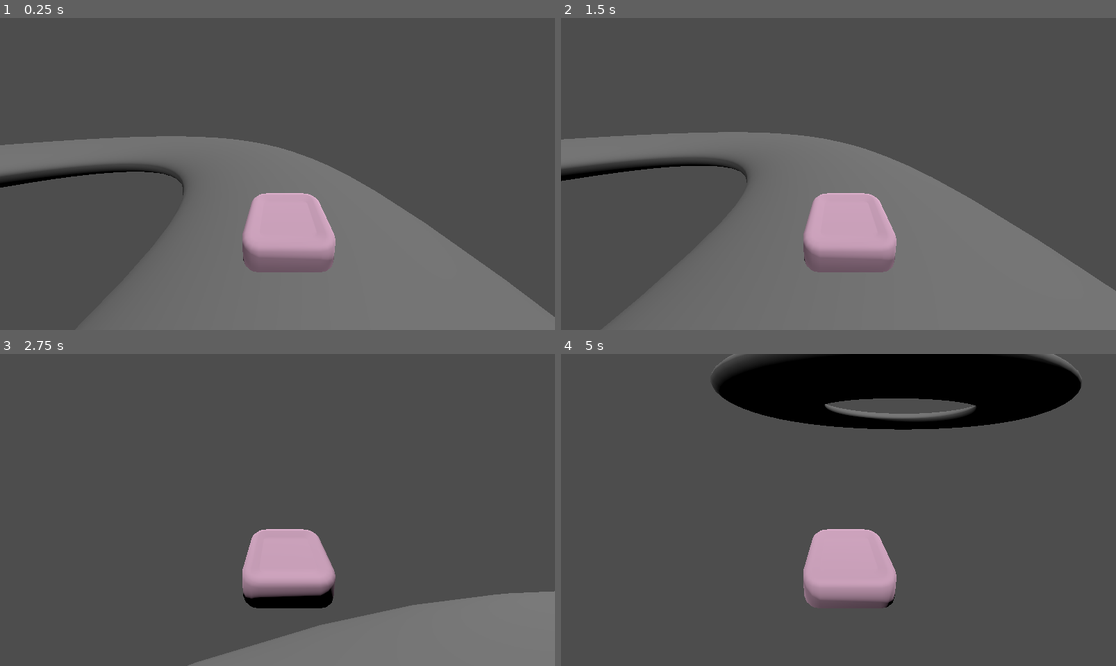
Above: before the commit, frames 1-4 (two rows, left to right).
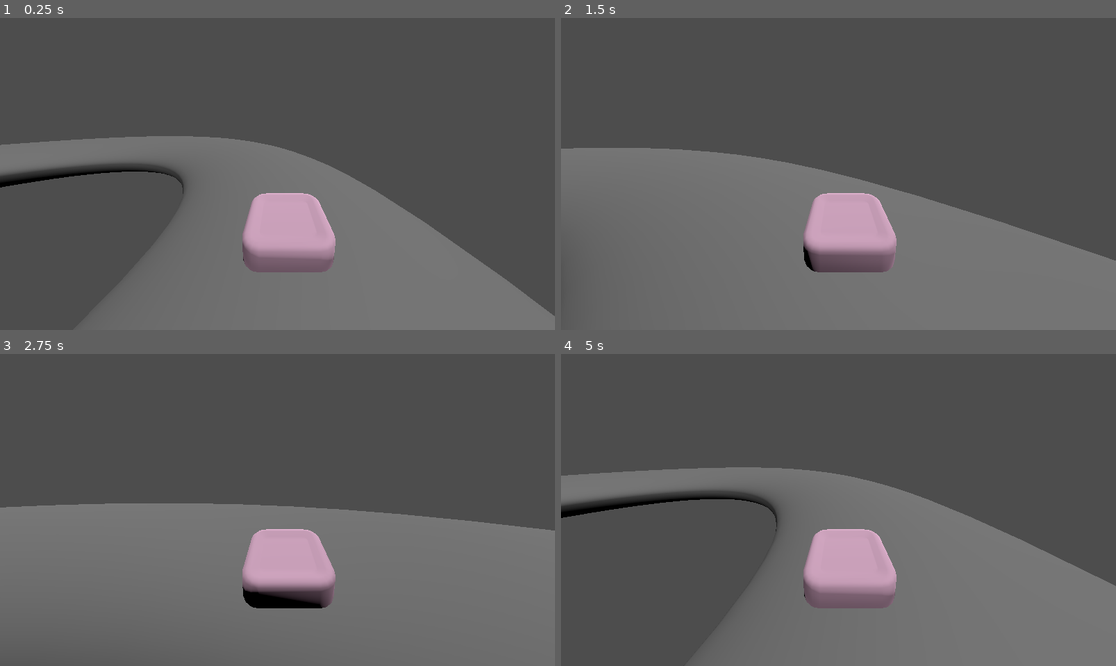
Above: after the commit, the same moments.

Repository: cg2713/BubbleRush
Game: Godot game, scene res://playable_test_level.tscn
Two runs of this game, one before a commit and one after it. Both use one fixed random seed, a clock stepped at 60 frames per second and the inputs below.
Inputs:
- Up to frame 1 (0.25 s): no input
- Up to frame 2 (1.5 s): hold Right (ui_right) 0.53-1.28 s; hold Down (ui_down) from 1.28 s (still down)
- Up to frame 3 (2.75 s): release Down (ui_down) at 2.03 s; hold Right (ui_right) from 2.03 s (still down)
- Up to frame 4 (5 s): release Right (ui_right) at 2.78 s; hold Up (ui_up) 2.78-3.53 s; hold Left (ui_left) from 3.53 s (still down)

The runs differ from the first frame. In frame 1, 0.1% of the frame differs, in the area x 0-100%, y 37-96%; in frame 2, 17%; in frame 3, 32%; in frame 4, 44%, in the area x 0-100%, y 0-100%.

Commit message:
Remove old Finish Line

Diff:
--- a/bubblerush/car.gd
+++ b/bubblerush/car.gd
@@ -1,7 +1,7 @@
 extends CharacterBody3D
 
 
-const SPEED = 25.0
+const SPEED = 5.0
 
 
 func _physics_process(delta: float) -> void:
@@ -14,10 +14,8 @@
 	# As good practice, you should replace UI actions with custom gameplay actions.
 	var input_dir := Input.get_vector("ui_left", "ui_right", "ui_up", "ui_down")
 	#print(input_dir.y)
-	var currentVelocity = velocity.length()
-	rotate_y(-input_dir.x * delta * currentVelocity/4)
+	rotate_y(-input_dir.x * delta)
 	velocity += transform.basis.z * input_dir.y * SPEED * delta
-	velocity += transform.basis.x * input_dir.x * (SPEED/3) * delta * (currentVelocity/4)
-	velocity *= 1 - delta * 1.2
+	velocity.z *= 1 - delta
 	print(velocity.z)
 	move_and_slide()
--- a/bubblerush/finish_line.gd
+++ /dev/null
@@ -1,21 +0,0 @@
-extends Node3D
-
-
-# Called when the node enters the scene tree for the first time.
-func _ready() -> void:
-	pass # Replace with function body.
-
-
-# Called every frame. 'delta' is the elapsed time since the previous frame.
-func _process(delta: float) -> void:
-	pass
-
-
-func _on_area_3d_body_entered(body: Node3D) -> void:
-	if body is car:
-		print("You win!")
-
-
-func _on_area_3d_body_shape_entered(body_rid: RID, body: Node3D, body_shape_index: int, local_shape_index: int) -> void:
-	if body is car:
-		print("You win!")
--- a/bubblerush/finish_line.tscn
+++ /dev/null
@@ -1,16 +0,0 @@
-[gd_scene load_steps=3 format=3 uid="uid://b4mpe80lbnxof"]
-
-[ext_resource type="Script" path="res://finish_line.gd" id="1_m0kg3"]
-
-[sub_resource type="BoxShape3D" id="BoxShape3D_q405b"]
-
-[node name="Finish Line" type="Node3D"]
-script = ExtResource("1_m0kg3")
-
-[node name="Area3D" type="Area3D" parent="."]
-
-[node name="CollisionShape3D" type="CollisionShape3D" parent="Area3D"]
-shape = SubResource("BoxShape3D_q405b")
-
-[connection signal="body_entered" from="Area3D" to="." method="_on_area_3d_body_entered"]
-[connection signal="body_shape_entered" from="Area3D" to="." method="_on_area_3d_body_shape_entered"]
--- a/bubblerush/playable_test_level.tscn
+++ b/bubblerush/playable_test_level.tscn
@@ -1,12 +1,12 @@
 [gd_scene load_steps=3 format=3 uid="uid://chxhjxybcijc4"]
 
 [ext_resource type="PackedScene" uid="uid://fj1npsnv4s1e" path="res://test_level.tscn" id="1_30ef4"]
-[ext_resource type="PackedScene" uid="uid://bh110wmurdrig" path="res://soap_car.tscn" id="2_rcuv2"]
+[ext_resource type="PackedScene" path="res://soap_car.tscn" id="2_rcuv2"]
 
 [node name="PlayableTestLevel" type="Node3D"]
 
 [node name="Level" parent="." instance=ExtResource("1_30ef4")]
-transform = Transform3D(20.9635, 0, 0, 0, 20.9635, 0, 0, 0, 20.9635, -14.7904, -3.06501, -0.910541)
+transform = Transform3D(20.9484, 0, 0, 0, 20.9484, 0, 0, 0, 20.9484, -14.7904, -3.06501, -0.910541)
 
 [node name="DirectionalLight3D" type="DirectionalLight3D" parent="."]
 transform = Transform3D(0.970888, -0.223837, 0.0852827, 0.165117, 0.883336, 0.438695, -0.17353, -0.411842, 0.89458, 24.0591, 29.8346, 0)
